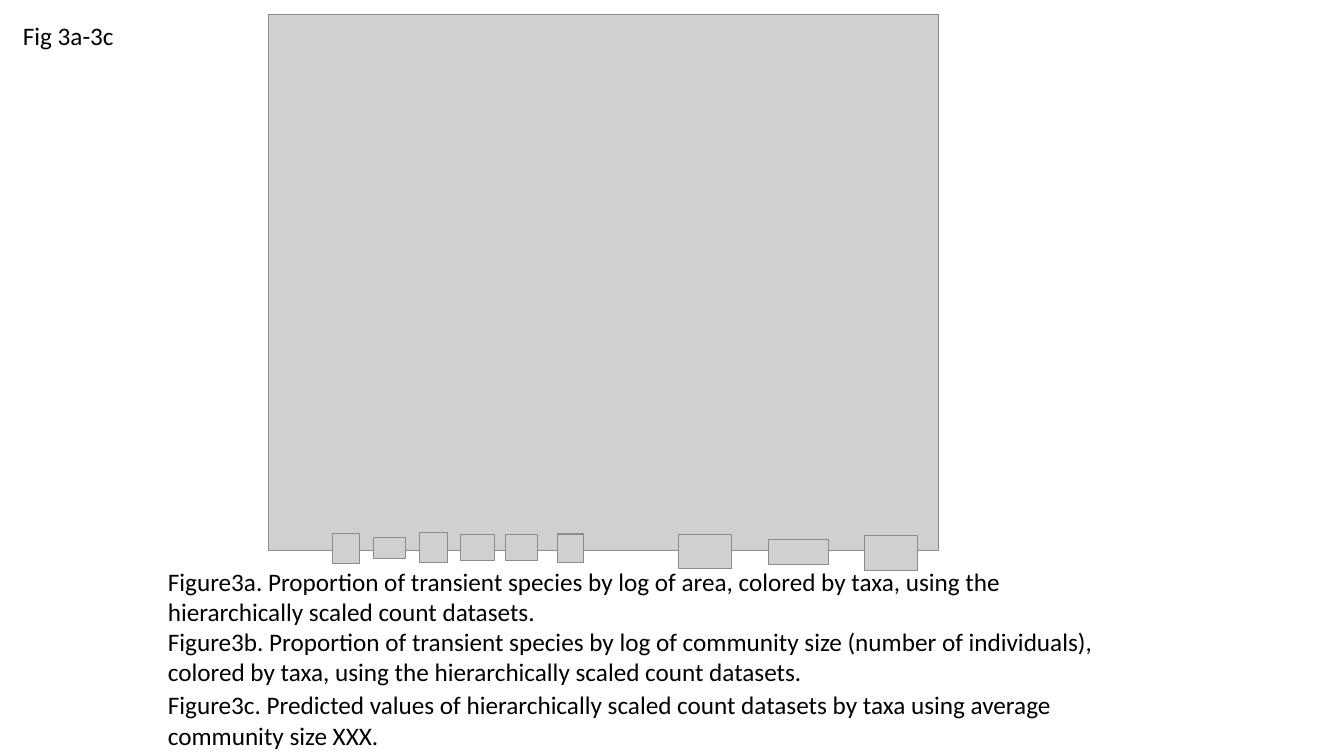
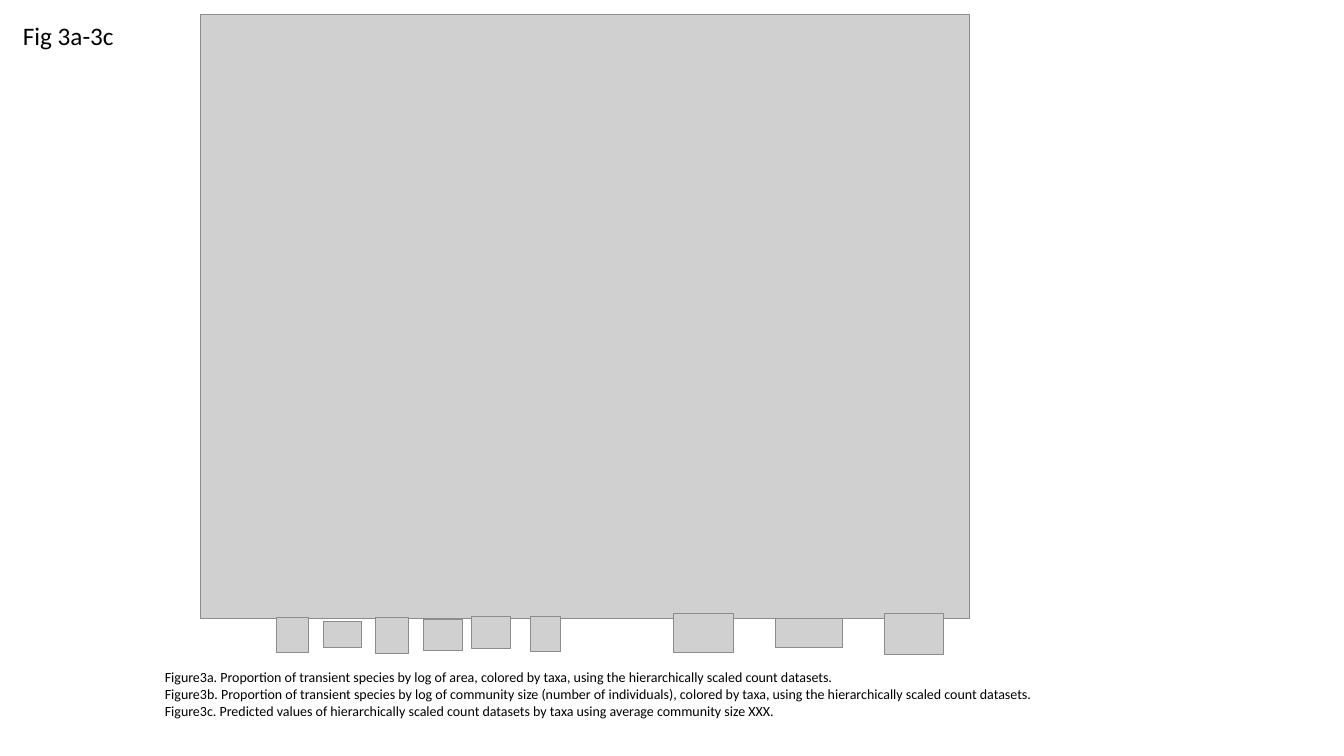
Before and after one commit to hurlbertlab/core-transient, a slide deck: slide 5 of output/plots/all_figs_with_legends.pptx. Drawn at 1344x756 pixels with LibreOffice and Linux fonts; fonts in the diff are those of the drawing; grey boxes stand for pictures. Boxes give left, top, right and bottom in pixels: in the first picture for what was removed or moved away, otherwise in the second. Text is boxed around its words. In the diff, an @@ line names an element or a change of style, - is before the commit and + after.

Commit message:
tweaks to figures 2-5

```diff
--- a/output/plots/all_figs_with_legends.pptx
+++ b/output/plots/all_figs_with_legends.pptx
@@ picture: place and size @@
-picture at box(268, 14, 939, 551)
+picture at box(201, 15, 970, 619)
@@ picture: place and size @@
-picture at box(332, 534, 359, 564)
+picture at box(276, 617, 309, 653)
@@ picture: place and size @@
-picture at box(373, 537, 405, 559)
+picture at box(324, 622, 362, 647)
@@ picture: place and size @@
-picture at box(420, 532, 449, 562)
+picture at box(376, 618, 409, 654)
@@ picture: place and size @@
-picture at box(461, 534, 494, 561)
+picture at box(424, 619, 464, 650)
@@ picture: place and size @@
-picture at box(505, 534, 537, 561)
+picture at box(472, 617, 510, 648)
@@ picture: place and size @@
-picture at box(558, 534, 583, 563)
+picture at box(531, 617, 562, 651)
@@ picture: place and size @@
-picture at box(679, 534, 732, 569)
+picture at box(674, 613, 734, 652)
@@ picture: place and size @@
-picture at box(769, 539, 829, 565)
+picture at box(775, 618, 843, 647)
@@ picture: place and size @@
-picture at box(865, 535, 918, 571)
+picture at box(884, 614, 944, 655)
@@ text removed at box(168, 632, 1092, 686) @@
-Figure3b. Proportion of transient species by log of community size (number of individuals), colored by taxa, using the hierarchically scaled count datasets.
@@ text "Figure3a. Proportion of transient species ...": place and size @@
-text "Figure3a. Proportion of transient species ..." at box(168, 573, 999, 625)
+text "Figure3a. Proportion of transient species ..." at box(165, 672, 1031, 719)
@@ text at box(165, 689, 1031, 719): paragraphs added @@
+Figure3b. Proportion of transient species by log of community size (number of individuals), colored by taxa, using the hierarchically scaled count datasets.
+Figure3c. Predicted values of hierarchically scaled count datasets by taxa using average community size XXX.
@@ text at box(165, 672, 832, 685): size 18 to 10 pt in "Figure3a. Proportion of transient species by log ..." @@
@@ text removed at box(168, 696, 1051, 749) @@
-Figure3c. Predicted values of hierarchically scaled count datasets by taxa using average community size XXX.
```
Also in this commit, not shown: 1 other slide changed, 16 other files.
